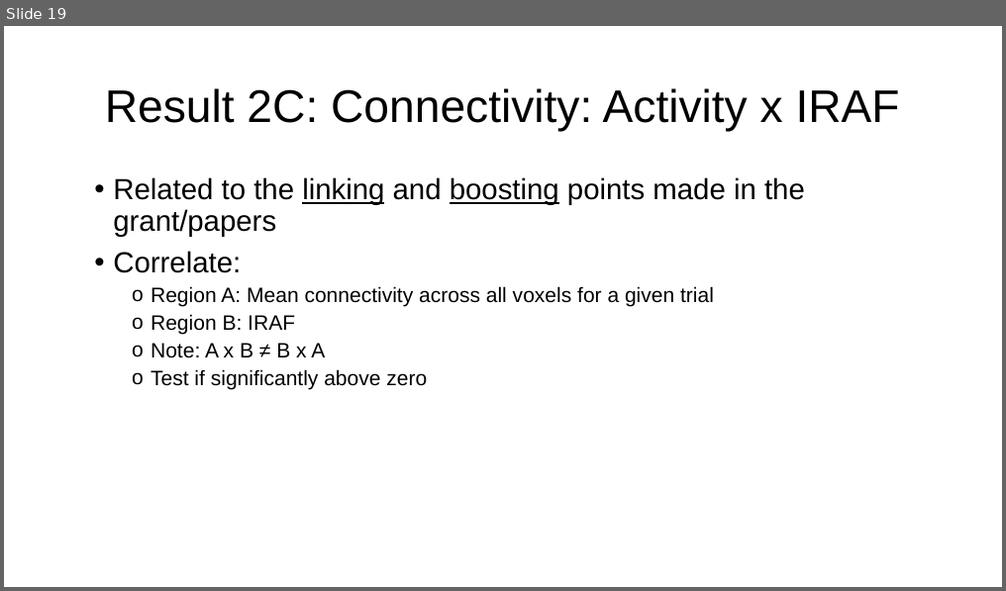
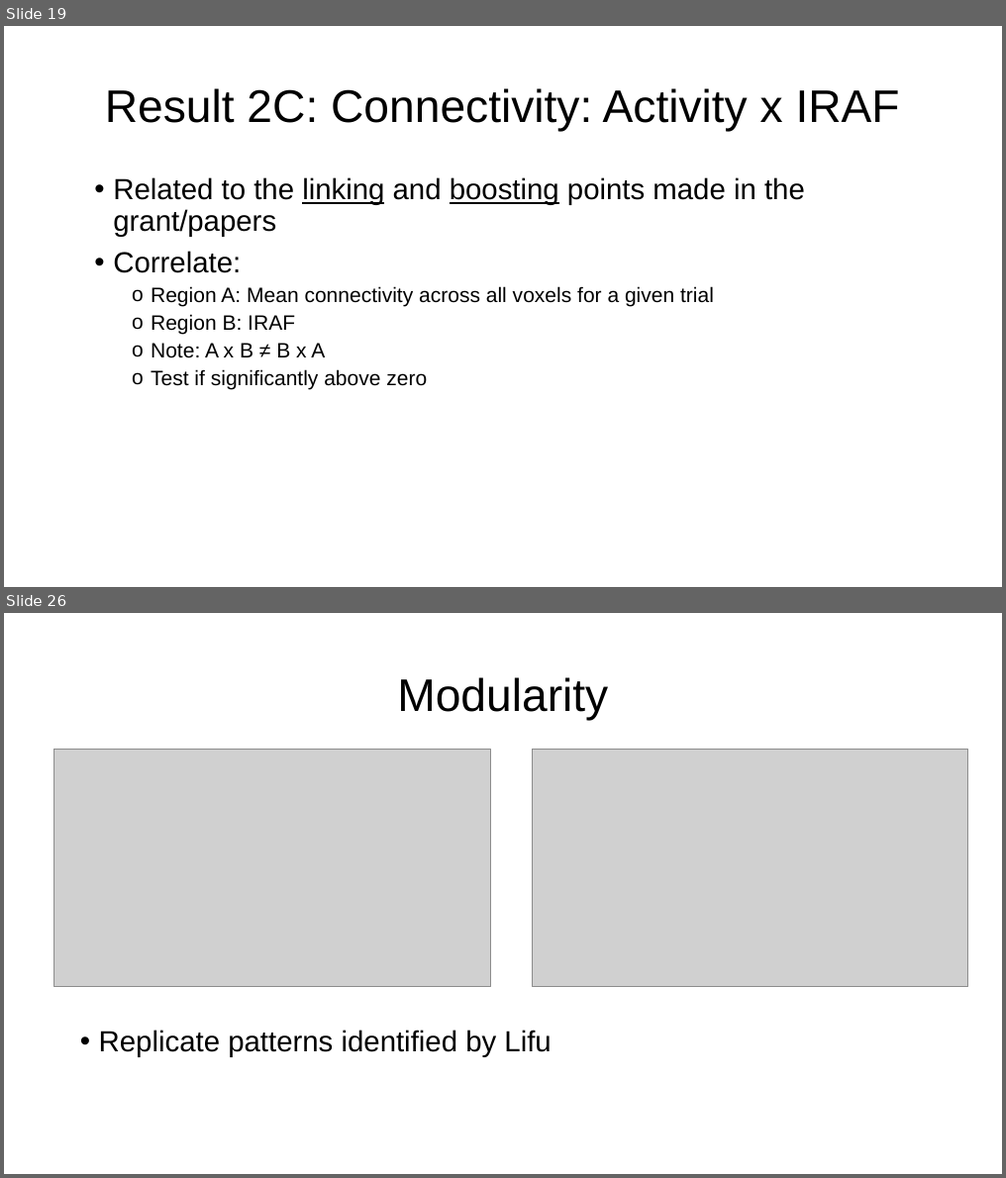
Before and after one commit to paulcbogdan/SchemeRep_PB, a slide deck: SchemeRep_PB_Sep27.pptx. Shown one above the other, each under a label of ours: slide 19 before the commit, slides 19 and 26 after it; the slides between them are not shown. The pictures are 1006x591 and 1006x1178 pixels, drawn with LibreOffice and Linux fonts; fonts in the diff are those of the drawing; grey boxes stand for pictures. Boxes give left, top, right and bottom in pixels: in the first picture for what was removed or moved away, otherwise in the second. Text is boxed around its words. In the diff, an @@ line names an element or a change of style, - is before the commit and + after.

```diff
--- a/SchemeRep_PB_Sep27.pptx
+++ b/SchemeRep_PB_Sep27.pptx
@@ slide 26 added at (x1=4, y1=613, x2=1002, y2=1174), background #FFFFFF @@
@@ title added at (x1=397, y1=677, x2=608, y2=721), 44 pt, text #000000 @@
+Modularity
@@ picture added at (x1=54, y1=749, x2=490, y2=986) @@
@@ picture added at (x1=533, y1=749, x2=968, y2=986) @@
@@ text added at (x1=99, y1=1030, x2=550, y2=1058), 28 pt, text #000000 @@
+• Replicate patterns identified by Lifu
```
Also in this commit, not shown: 6 slides changed, 4 other slides added, 10 other files.
